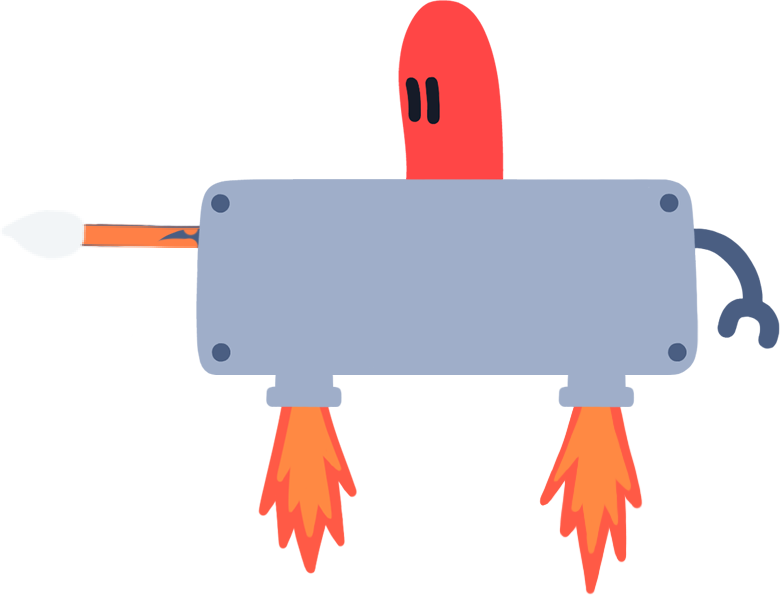
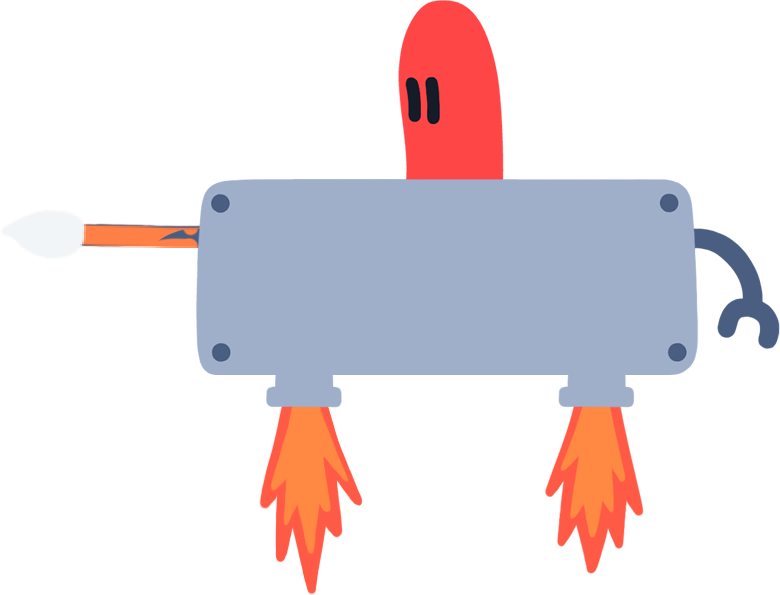
Layer changes from the first (780, 595) image to the second:
hid "boil" over <box>258,406,644,595</box>
showed "Layer 2 copy 2" over <box>258,407,644,595</box>
